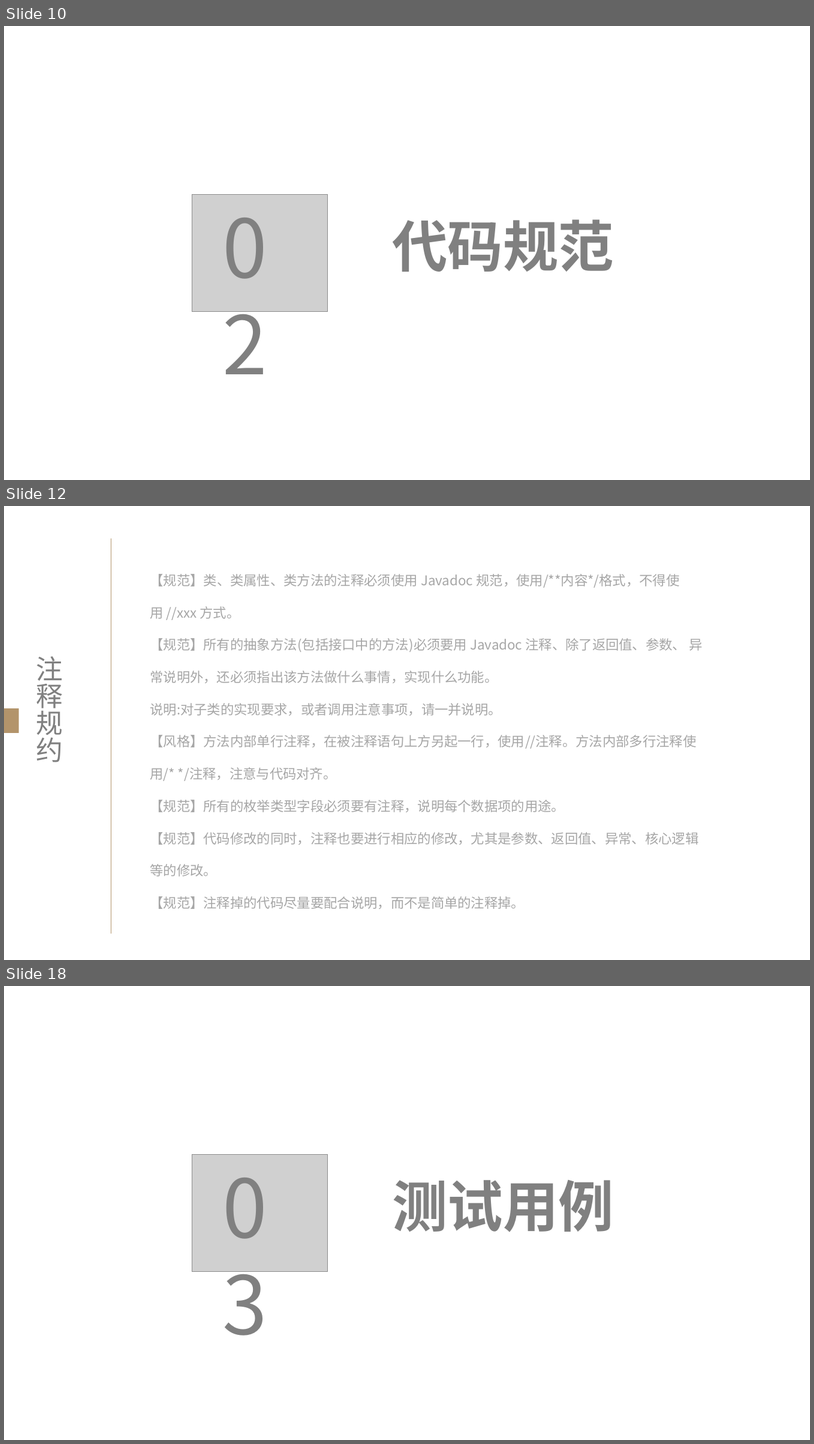
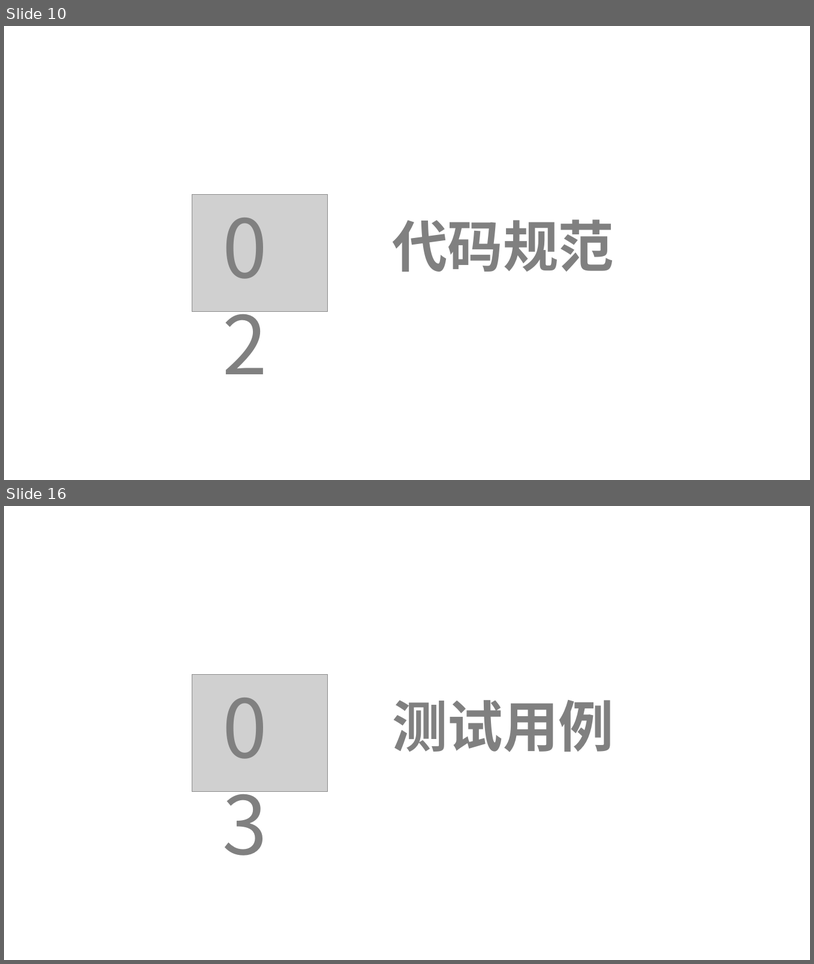
Before and after one commit to lenovo-wu/G11ZUCC, a slide deck: 代码实现.pptx. Shown one above the other, each under a label of ours: slides 10, 12 and 18 before the commit, slides 10 and 16 after it; the slides between them are not shown. The pictures are 814x1444 and 814x964 pixels, drawn with LibreOffice and Linux fonts; fonts in the diff are those of the drawing; grey boxes stand for pictures. Boxes give left, top, right and bottom in pixels: in the first picture for what was removed or moved away, otherwise in the second. Text is boxed around its words. In the diff, an @@ line names an element or a change of style, - is before the commit and + after.

```diff
--- a/代码实现.pptx
+++ b/代码实现.pptx
@@ slide 12 removed at box(4, 506, 810, 960), background #FFFFFF @@
@@ line removed from (111, 538) to (111, 934) @@
@@ text removed at box(150, 574, 702, 909) @@
-【规范】类、类属性、类方法的注释必须使用 Javadoc 规范，使用/**内容*/格式，不得使用 //xxx 方式。
-【规范】所有的抽象方法(包括接口中的方法)必须要用 Javadoc 注释、除了返回值、参数、 异常说明外，还必须指出该方法做什么事情，实现什么功能。
-说明:对子类的实现要求，或者调用注意事项，请一并说明。
-【风格】方法内部单行注释，在被注释语句上方另起一行，使用//注释。方法内部多行注释使用/* */注释，注意与代码对齐。
-【规范】所有的枚举类型字段必须要有注释，说明每个数据项的用途。
-【规范】代码修改的同时，注释也要进行相应的修改，尤其是参数、返回值、异常、核心逻辑 等的修改。
-【规范】注释掉的代码尽量要配合说明，而不是简单的注释掉。
@@ text removed at box(36, 656, 63, 762) @@
-注释规约
@@ rectangle removed at box(4, 709, 18, 733) @@
@@ what was slide 18 is now slide 16 @@
```
Also in this commit, not shown: 3 slides changed, 5 slides added, 6 other slides removed.
